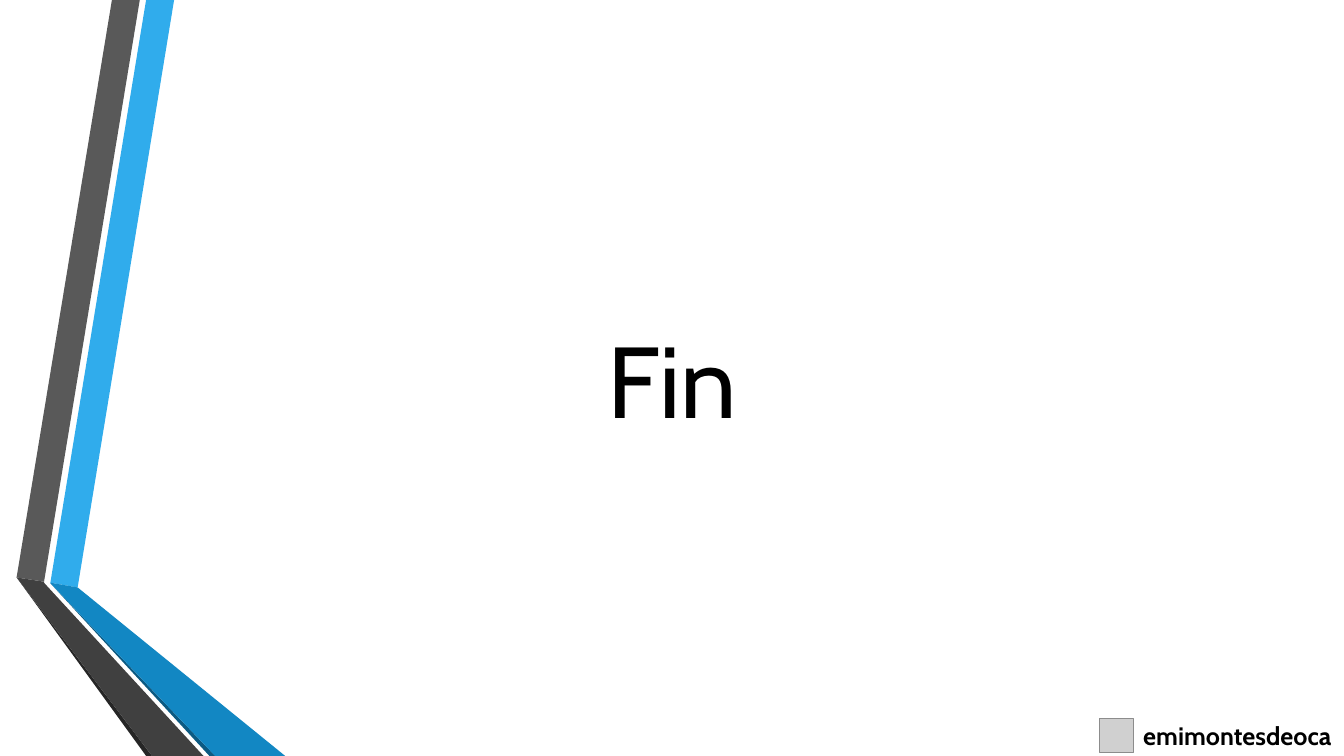
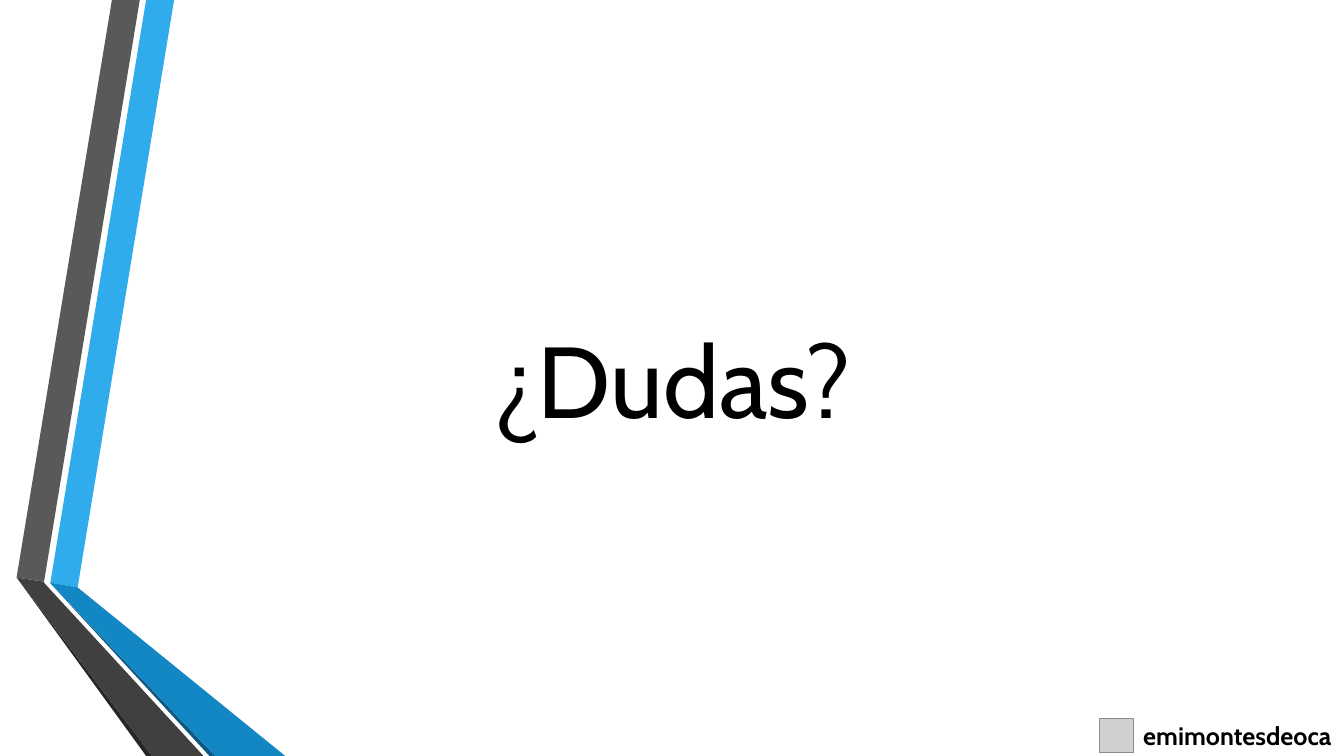
Before and after one commit to emimontesdeoca/2DAW, a slide deck: slide 16 of 2017/DEW/U05/LINTER.pptx. Drawn at 1344x756 pixels with LibreOffice and Linux fonts; fonts in the diff are those of the drawing; grey boxes stand for pictures; background and template pictures are left out. Boxes give left, top, right and bottom in pixels: in the first picture for what was removed or moved away, otherwise in the second. Text is boxed around its words. In the diff, an @@ line names an element or a change of style, - is before the commit and + after.

```diff
--- a/2017/DEW/U05/LINTER.pptx
+++ b/2017/DEW/U05/LINTER.pptx
@@ title at bbox=[493, 342, 850, 439]: text changed @@
-Fin
+¿Dudas?
```
Also in this commit, not shown: 2 other slides changed.
